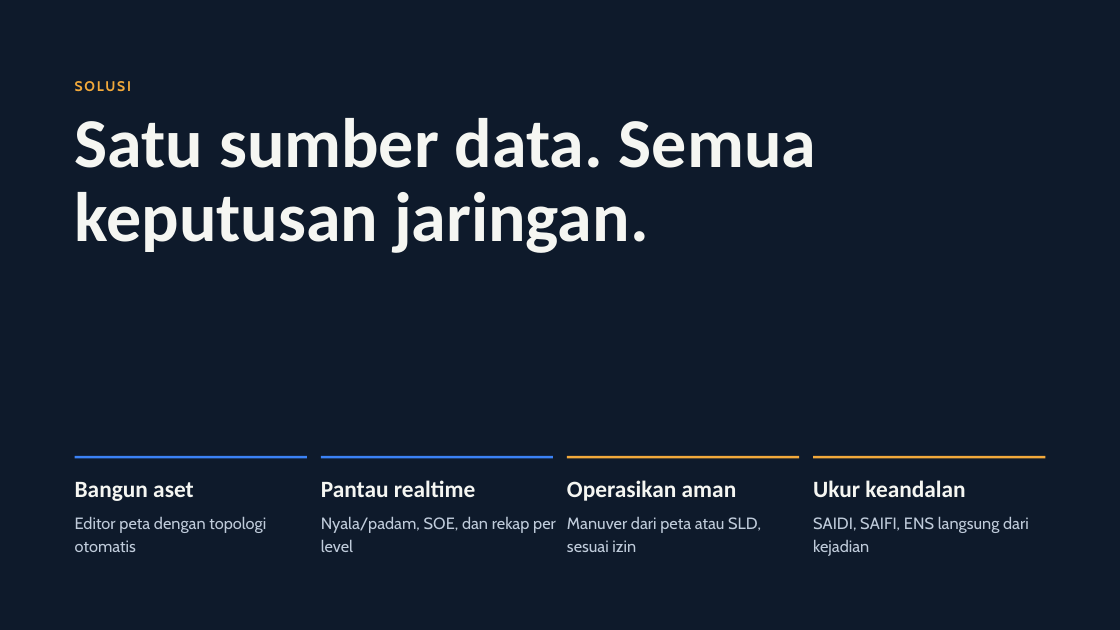
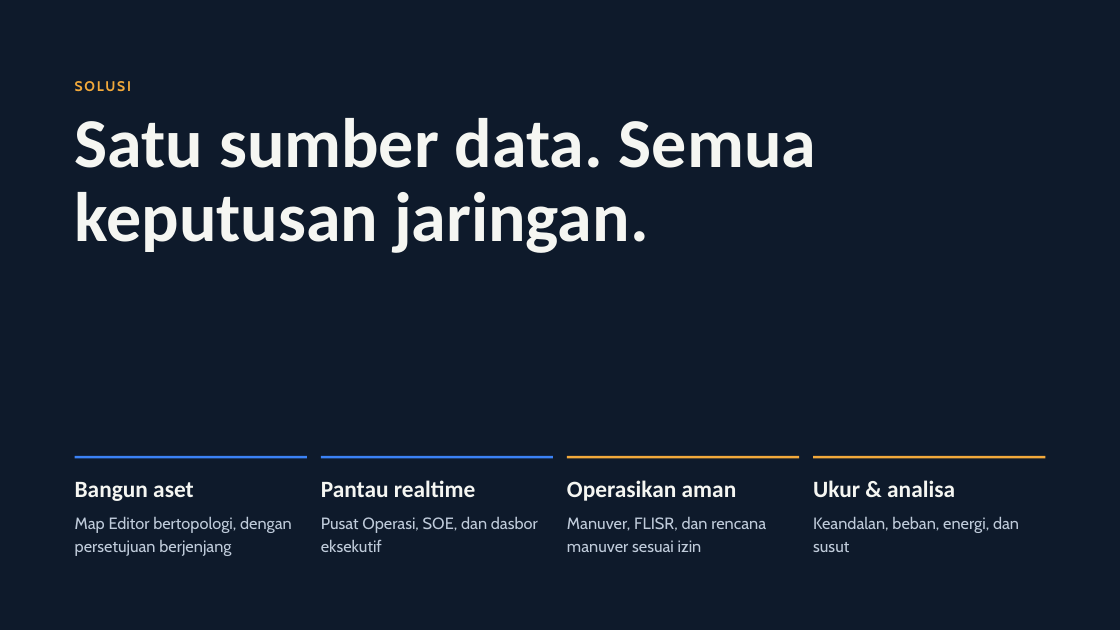
Before and after one commit to hendrapoernama/quadranGIS, a slide deck: slide 3 of docs/Presentasi QuadranGIS.pptx. Drawn at 1120x630 pixels with LibreOffice and Linux fonts; fonts in the diff are those of the drawing. Boxes give left, top, right and bottom in pixels: in the first picture for what was removed or moved away, otherwise in the second. Text is boxed around its words. In the diff, an @@ line names an element or a change of style, - is before the commit and + after.

```diff
--- a/docs/Presentasi QuadranGIS.pptx
+++ b/docs/Presentasi QuadranGIS.pptx
@@ text at (813, 480, 955, 497): text changed @@
-Ukur keandalan
+Ukur & analisa
@@ text at (75, 516, 292, 556): text changed @@
-Editor peta dengan topologi otomatis
+Map Editor bertopologi, dengan persetujuan berjenjang
@@ text at (321, 516, 538, 552): text changed @@
-Nyala/padam, SOE, dan rekap per level
+Pusat Operasi, SOE, dan dasbor eksekutif
@@ text at (567, 517, 766, 552): text changed @@
-Manuver dari peta atau SLD, sesuai izin
+Manuver, FLISR, dan rencana manuver sesuai izin
@@ text at (813, 516, 1019, 552): text changed @@
-SAIDI, SAIFI, ENS langsung dari kejadian
+Keandalan, beban, energi, dan susut
```
Also in this commit, not shown: 19 other slides changed, 8 slides added, 55 other files.
